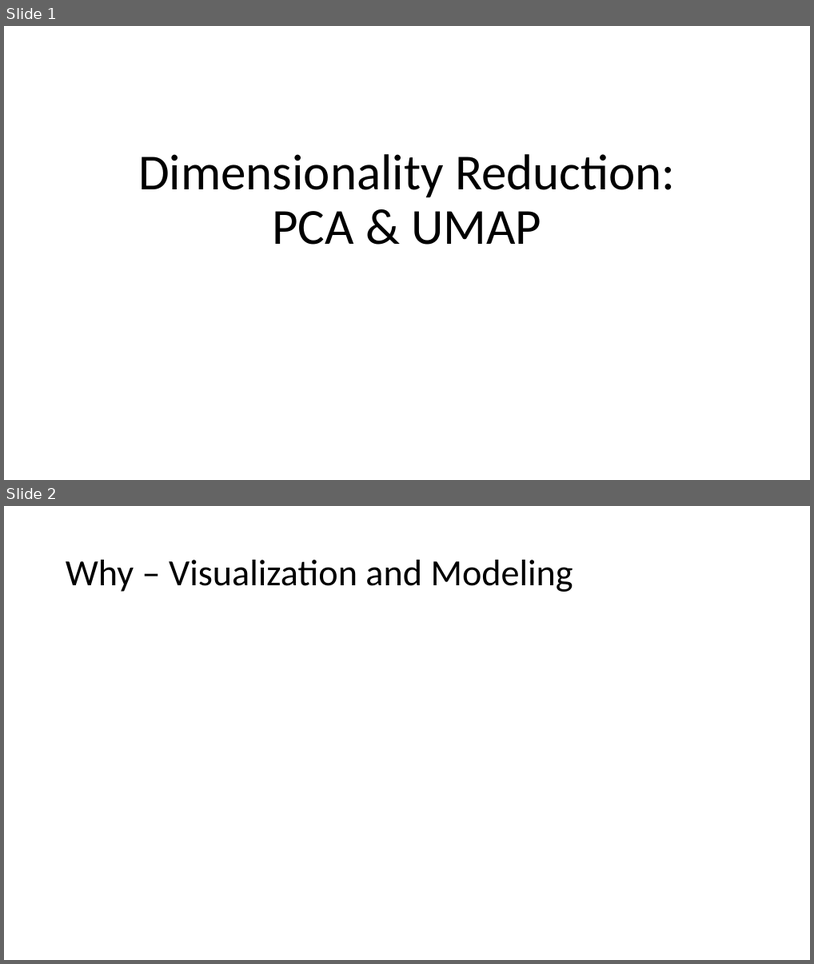
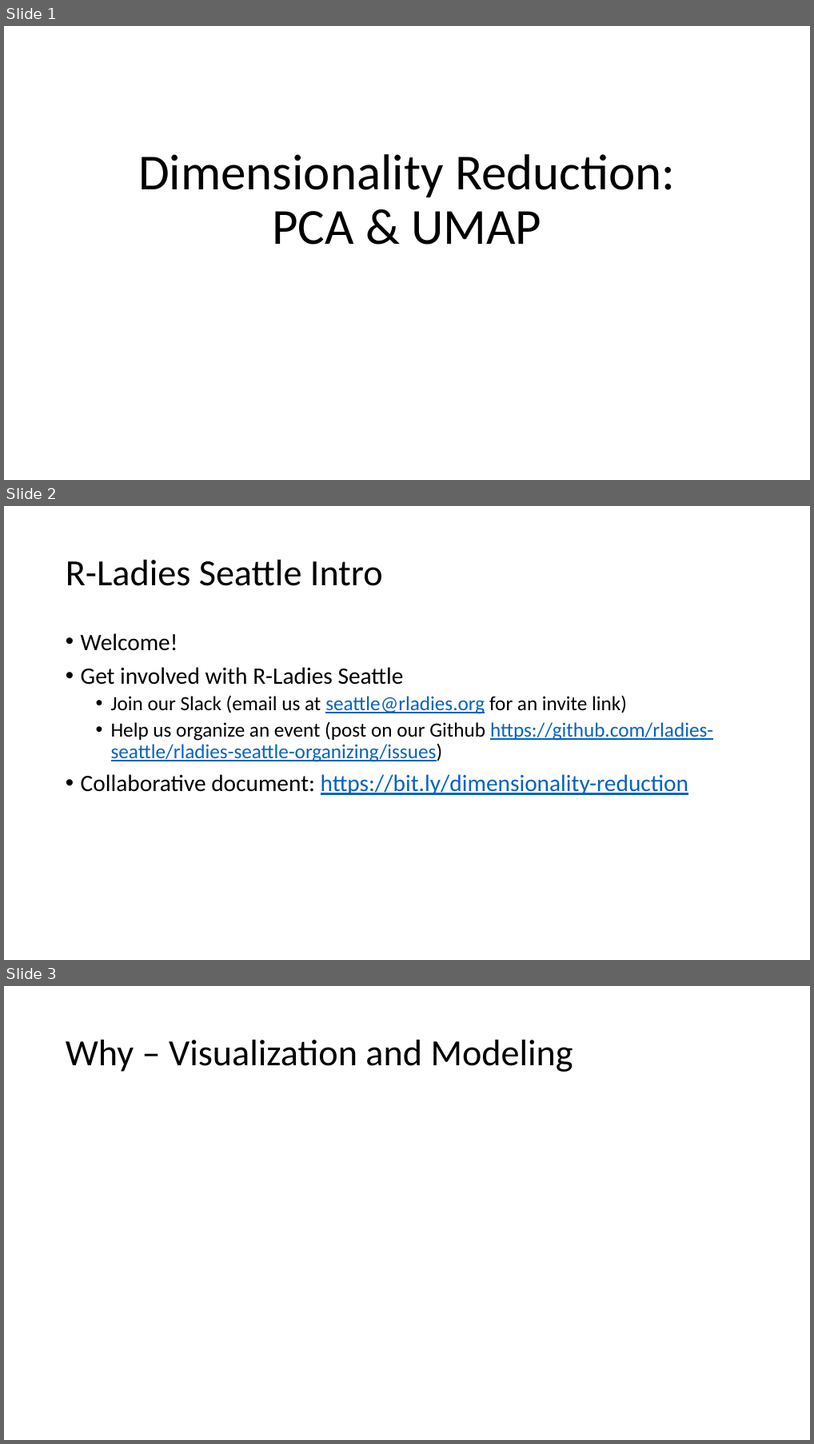
Before and after one commit to AnabelSMRuggiero/Dimensionality-Reduction-Tutorial, a slide deck: Presentation/Dimensionality-Reduction.pptm. Shown one above the other, each under a label of ours: slides 1 and 2 before the commit, slides 1, 2 and 3 after it. The pictures are 814x964 and 814x1444 pixels, drawn with LibreOffice and Linux fonts; fonts in the diff are those of the drawing. Boxes give left, top, right and bottom in pixels: in the first picture for what was removed or moved away, otherwise in the second. Text is boxed around its words. In the diff, an @@ line names an element or a change of style, - is before the commit and + after.

Commit message:
add intro slide

```diff
--- a/Presentation/Dimensionality-Reduction.pptm
+++ b/Presentation/Dimensionality-Reduction.pptm
@@ slide 2 added at bbox=[4, 506, 810, 960], background #FFFFFF @@
@@ title added at bbox=[66, 560, 383, 586], 44 pt, text #000000 @@
+R-Ladies Seattle Intro
@@ text added at bbox=[81, 633, 714, 795], 24 pt, text #000000 @@
+• Welcome!
+• Get involved with R-Ladies Seattle
+  • Join our Slack (email us at seattle@rladies.org for an invite link)
+  • Help us organize an event (post on our Github https://github.com/rladies-seattle/rladies-seattle-organizing/issues)
+• Collaborative document: https://bit.ly/dimensionality-reduction
@@ what was slide 2 is now slide 3 @@
```
